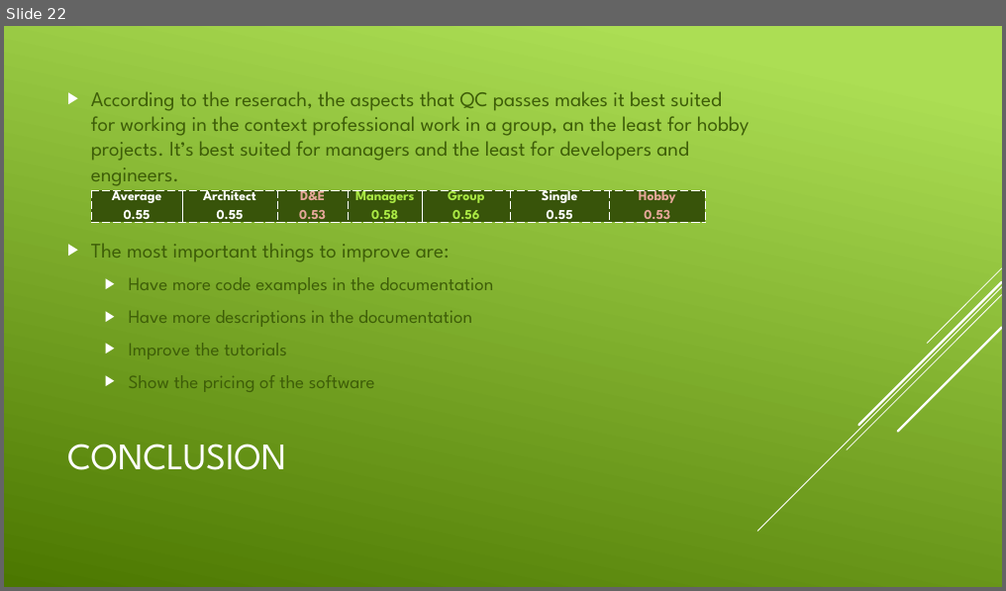
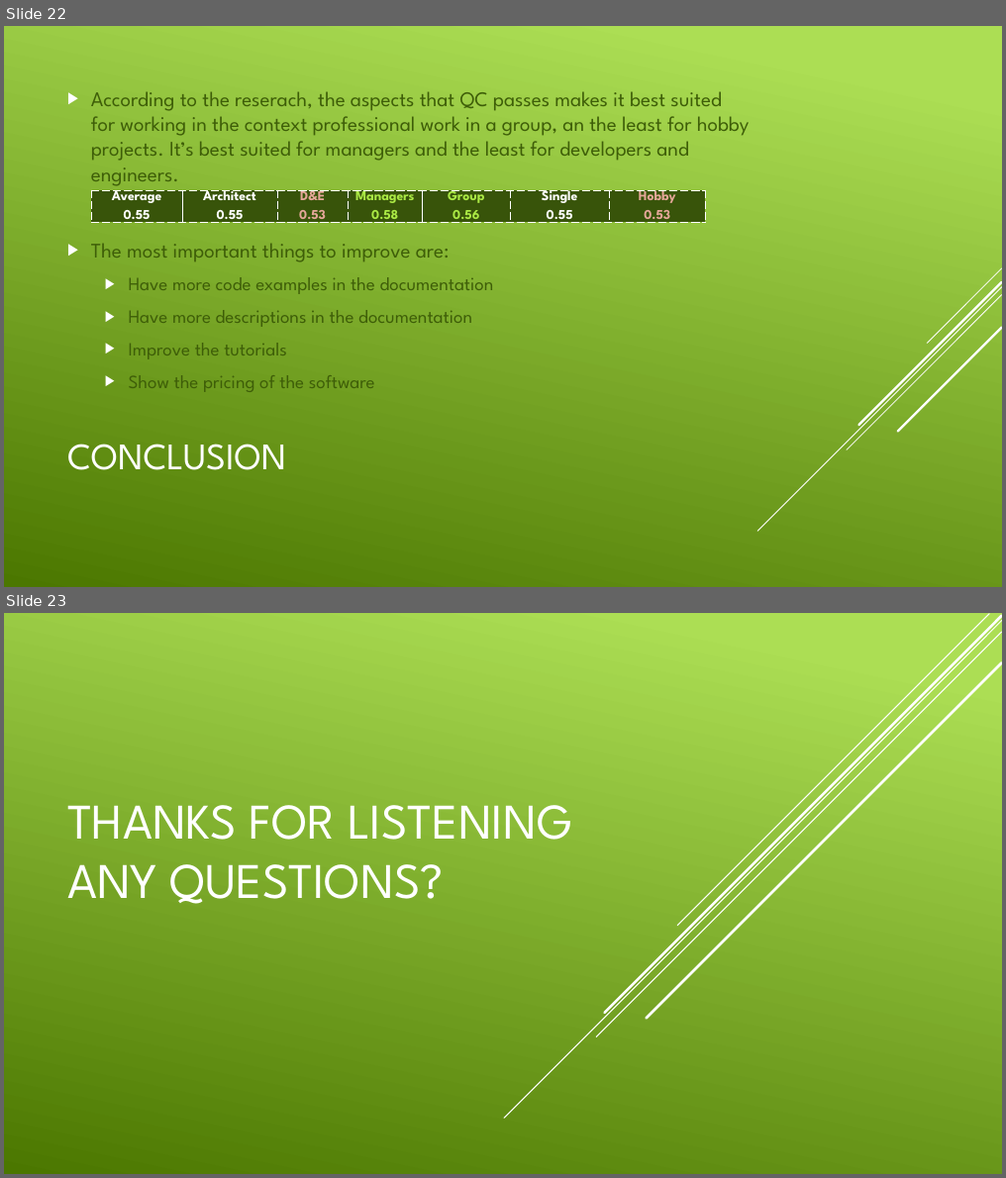
Before and after one commit to cmacfie/exjobb, a slide deck: results_presentation_qlik.pptx. Shown one above the other, each under a label of ours: slide 22 before the commit, slides 22 and 23 after it. The pictures are 1006x591 and 1006x1178 pixels, drawn with LibreOffice and Linux fonts; fonts in the diff are those of the drawing. Boxes give left, top, right and bottom in pixels: in the first picture for what was removed or moved away, otherwise in the second. Text is boxed around its words. In the diff, an @@ line names an element or a change of style, - is before the commit and + after.

Commit message:
Final page

```diff
--- a/results_presentation_qlik.pptx
+++ b/results_presentation_qlik.pptx
@@ slide 23 added at (4,613,1002,1174), background gradient #ACDF55 to #4C7800 @@
@@ line added from (1002, 621) to (504, 1118), #FFFFFF 1 pt @@
@@ line added from (1002, 632) to (596, 1038), #FFFFFF 1 pt @@
@@ line added from (1002, 616) to (604, 1013), #FFFFFF 2.5 pt @@
@@ line added from (989, 614) to (678, 926), #FFFFFF 1 pt @@
@@ line added from (1002, 663) to (647, 1019), #FFFFFF 2.5 pt @@
@@ title added at (67,805,572,904), 48 pt, text #FFFFFF @@
+THANKS FOR LISTENING
+ANY QUESTIONS?
```
